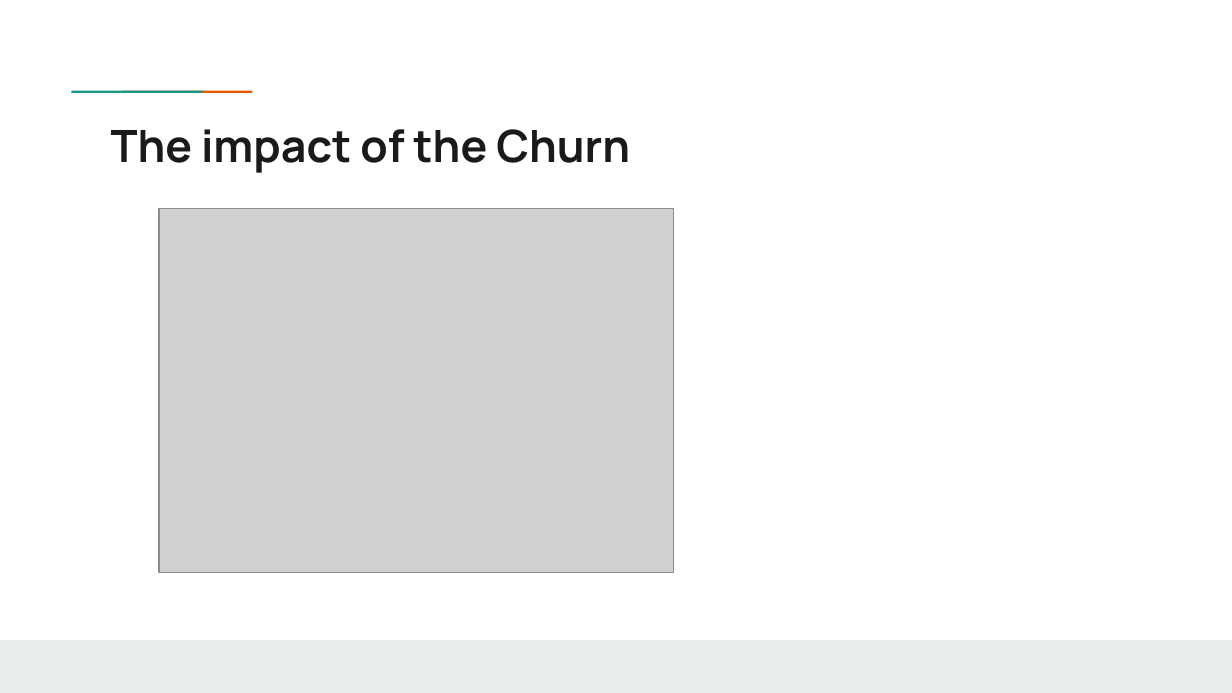
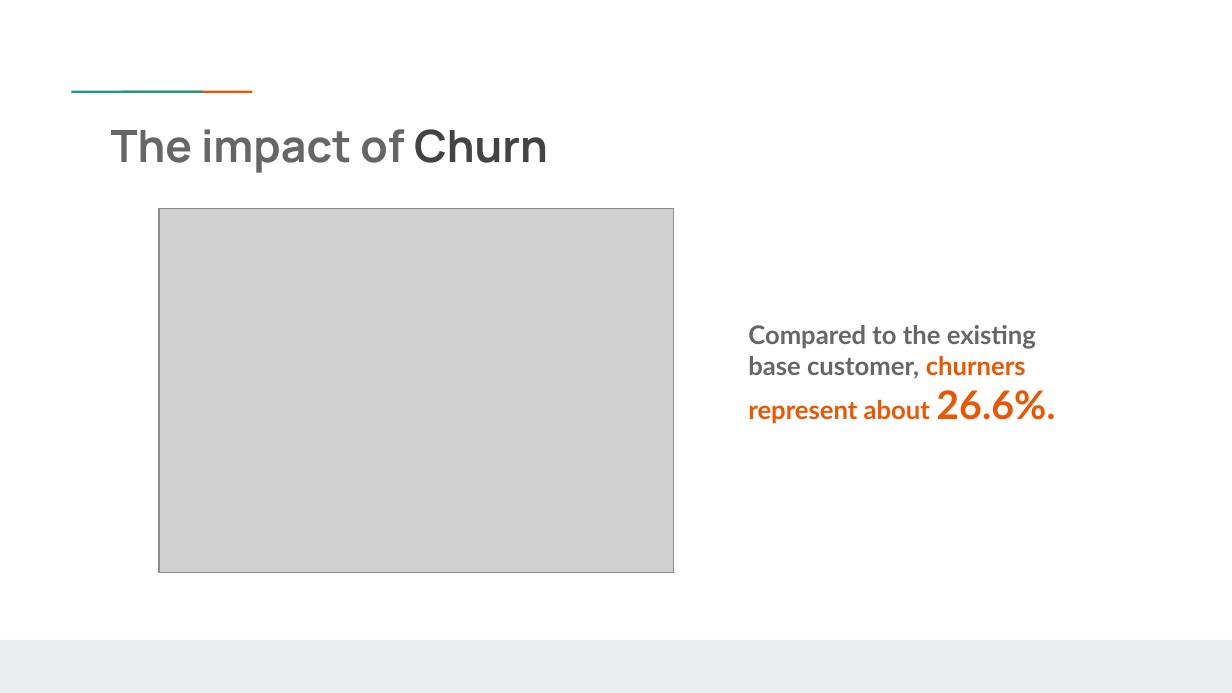
Before and after one commit to weinerkervens/churn_analysis, a slide deck: slide 6 of presentation.pptx. Drawn at 1232x693 pixels with LibreOffice and Linux fonts; fonts in the diff are those of the drawing; grey boxes stand for pictures; background and template pictures are left out. Boxes give left, top, right and bottom in pixels: in the first picture for what was removed or moved away, otherwise in the second. Text is boxed around its words. In the diff, an @@ line names an element or a change of style, - is before the commit and + after.

```diff
--- a/presentation.pptx
+++ b/presentation.pptx
@@ title at (111,129,548,173): text changed; text colour #1A1A1A to #666666 @@
-The impact of the Churn
+The impact of Churn
@@ text added at (748,325,1046,424), 15 pt, text #666666, bold @@
+Compared to the existing base customer, churners represent about 26.6%.
```
Also in this commit, not shown: 2 other slides changed, 25 slides added, 13 other files.
